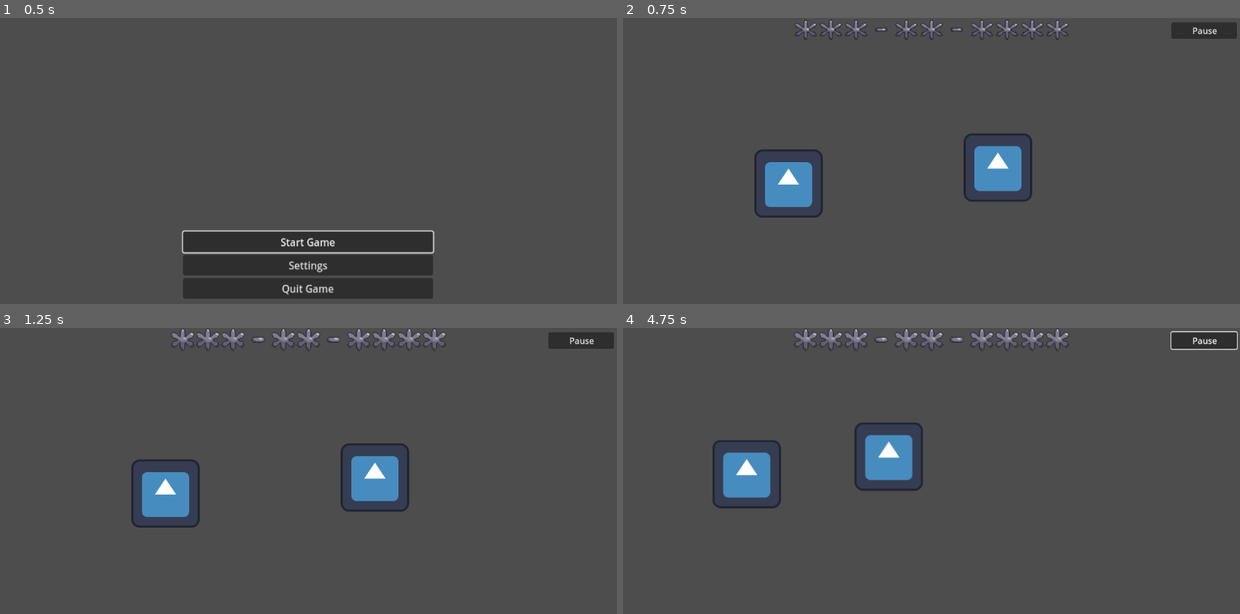
Above: before the commit, frames 1-4 (two rows, left to right).
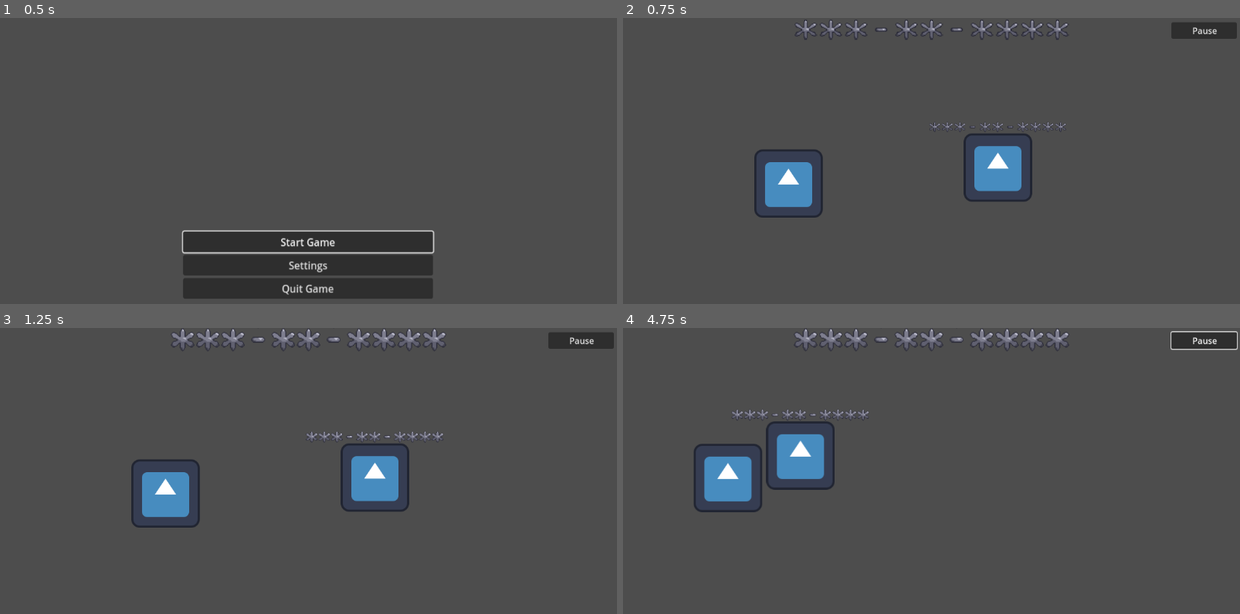
Above: after the commit, the same moments.

Repository: gabcorn/Project1-ECEN4273
Game: Godot game, scene res://Game_Logic_and_UI/main_menu.tscn
Two runs of this game, one before a commit and one after it. Both use one fixed random seed, a clock stepped at 60 frames per second and the inputs below. The engine's default icon, where the game draws it, is replaced by a stand-in: a white triangle on a blue panel in a dark square.
Inputs:
- Up to frame 1 (0.5 s): no input
- Up to frame 2 (0.75 s): click "Start Game" at 0.5 s
- Up to frame 3 (1.25 s): no input
- Up to frame 4 (4.75 s): click "Pause" at 1.25 s; click "Return to Play" at 2 s; hold Right (Right) 2.78-4.28 s; tap Up (Up) at 3.02, 3.77 s; hold Left (Left) from 4.28 s (still down)

Frame 1 is identical in both runs. In frame 2, 0.2% of the frame differs, in the area x 49-72%, y 36-40%; in frame 3, 0.3%; in frame 4, 5.1%, in the area x 11-49%, y 28-65%.
Error after the commit: Attempt to call function 'get_children' in base 'null instance' on a null instance. (res://Character_Related/movement.gd:59)

Commit message:
Working on villain damaging player on contact

Diff:
--- a/Character_Related/movement.gd
+++ b/Character_Related/movement.gd
@@ -1,7 +1,7 @@
 extends CharacterBody2D
 
 
-const SPEED = 10.0
+@export var SPEED = 10.0
 var health_list : Array[TextureRect]
 var max_health = 9
 var curr_health = max_health * 2
--- a/Character_Related/villain.tscn
+++ b/Character_Related/villain.tscn
@@ -17,3 +17,9 @@
 texture = ExtResource("2_37oka")
 
 [node name="Health_Bar" parent="." instance=ExtResource("3_aw7wf")]
+visible = true
+offset_left = -129.0
+offset_top = -87.0
+offset_right = 385.0
+offset_bottom = -43.0
+scale = Vector2(0.5, 0.5)
--- a/Character_Related/villain_logic.gd
+++ b/Character_Related/villain_logic.gd
@@ -1,8 +1,9 @@
-extends CharacterBody2D
+extends "res://Character_Related/movement.gd"
 
+func _ready() -> void:
+	generate_random_SSN()
+	update_health_bar()
 
-const SPEED = 5.0
-#const JUMP_VELOCITY = -400.0
 
 
 func _physics_process(delta: float) -> void:
--- a/Images/Animations/Asterisk.tscn
+++ b/Images/Animations/Asterisk.tscn
@@ -147,7 +147,7 @@
 offset_right = 40.0
 offset_bottom = 40.0
 
-[node name="Asterisk" type="AnimatedSprite2D" parent="."]
+[node name="AsteriskSprite" type="AnimatedSprite2D" parent="."]
 position = Vector2(22, 22)
 scale = Vector2(1.5, 1.5)
 sprite_frames = SubResource("SpriteFrames_stcss")
--- a/Images/Animations/Hyphen.tscn
+++ b/Images/Animations/Hyphen.tscn
@@ -29,7 +29,7 @@
 offset_right = 40.0
 offset_bottom = 40.0
 
-[node name="Hyphen" type="AnimatedSprite2D" parent="."]
+[node name="HyphenSprite" type="AnimatedSprite2D" parent="."]
 position = Vector2(22, 22)
 scale = Vector2(1.5, 1.5)
 sprite_frames = SubResource("SpriteFrames_s0eul")
